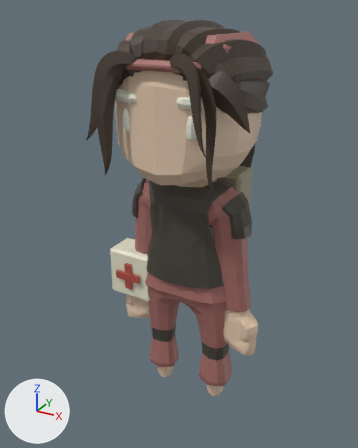
An edit to the Blender file SourceArt/Characters/RecruitMedic.blend, drawn before and after from the same camera.
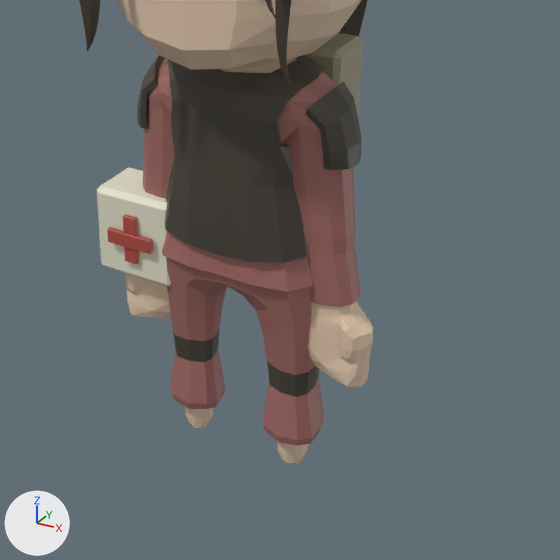
There are two pictures of each version: one whole from a 50 mm camera at (1.7, -3.27, 3.27) aimed at (-0.11, 0.03, 1.62), one close up on the part from 16% to 100% of the width and 33% to 100% of the height. The lights are fixed; the arrows at lower left show +X, +Y and +Z. The older version's two pictures come first.

Objects in the first close-up: 'Body', 'Field pack', 'Medical insignia horizontal', 'Medical satchel' and 1 more.
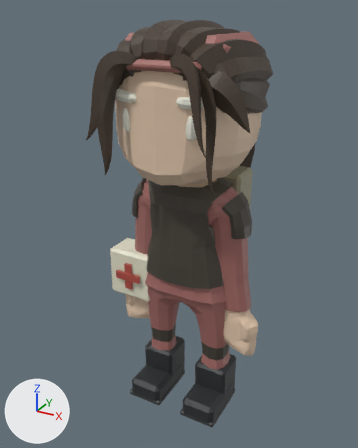
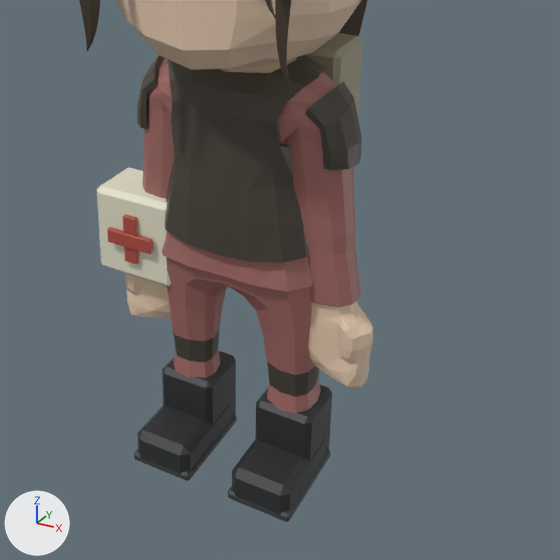
Where the change shows, as pixel boxes (x1, y1, x2, y2) in the close-ups (560 x 560 px):
'Body', reshaped: before (79, 0, 373, 464); after (79, 0, 373, 522)
part 1 of me_cube_001, added: after (255, 385, 332, 460)
part 2 of me_cube_001, added: after (232, 437, 326, 514)
part 3 of me_cube_001, added: after (228, 449, 330, 522)
part 4 of me_cube_001, added: after (162, 351, 236, 424)
part 5 of me_cube_001, added: after (137, 403, 231, 474)
part 6 of me_cube_001, added: after (134, 415, 237, 481)
part 7 of me_cube_001, recoloured: before (185, 407, 309, 464)
part 8 of me_cube_001, recoloured: before (172, 389, 324, 446)

What changed in the scene script:
```text
Add mat_recruit_combatboots:
    mat_recruit_combatboots = principled_material('Recruit_CombatBoots')
    mat_recruit_combatboots.base_color = (0.025, 0.028, 0.03)  # dark grey #2c2f30
Add mat_recruit_bootsoles:
    mat_recruit_bootsoles = principled_material('Recruit_BootSoles')
    mat_recruit_bootsoles.base_color = (0.045, 0.048, 0.05)  # dark grey #3c3e3f
Change me_cube_001:
    used by ob_body; location = (0.0, 0.0, 0.0)
    remove me_cube_001.from_pydata(...)  # 3631 vertices, 3582 faces; spans x -0.65..0.65, y -0.66..0.76, z -0.02..3.19
    add me_cube_001.from_pydata(...)  # 3775 vertices, 3738 faces; spans x -0.65..0.65, y -0.66..0.76, z -0.02..3.19
    me_cube_001 part 1: a new loose piece of 24 vertices spanning x 0.12..0.41, y -0.11..0.18, z 0.0..0.38, in mat_recruit_combatboots (dark grey #2c2f30)
    me_cube_001 part 2: a new loose piece of 24 vertices spanning x 0.11..0.41, y -0.35..0.13, z -0.02..0.17, in mat_recruit_combatboots (dark grey #2c2f30)
    me_cube_001 part 3: a new loose piece of 24 vertices spanning x 0.1..0.42, y -0.35..0.15, z -0.02..0.03, in mat_recruit_bootsoles (dark grey #3c3e3f)
    me_cube_001 part 4: a new loose piece of 24 vertices spanning x -0.41..-0.12, y -0.11..0.18, z 0.0..0.38, in mat_recruit_combatboots (dark grey #2c2f30)
    me_cube_001 part 5: a new loose piece of 24 vertices spanning x -0.41..-0.11, y -0.35..0.13, z -0.02..0.17, in mat_recruit_combatboots (dark grey #2c2f30)
    me_cube_001 part 6: a new loose piece of 24 vertices spanning x -0.42..-0.1, y -0.35..0.15, z -0.02..0.03, in mat_recruit_bootsoles (dark grey #3c3e3f)
    me_cube_001 part 7: 64 faces spanning x -0.35..0.35, y -0.04..0.12, z -0.02..0.17 switch from mat_recruit_medic_skin (beige #e5caaf) to mat_recruit_leather (dark grey #48443a)
    me_cube_001 part 8: 48 faces spanning x -0.4..0.4, y -0.11..0.18, z 0.17..0.24 switch from mat_recruit_medic_uniform (brown #a46c67) to mat_recruit_leather (dark grey #48443a)
    add me_cube_001.materials.append(mat_recruit_combatboots)  # dark grey #2c2f30
    add me_cube_001.materials.append(mat_recruit_bootsoles)  # dark grey #3c3e3f
```
